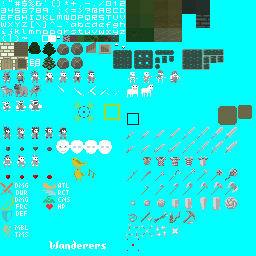
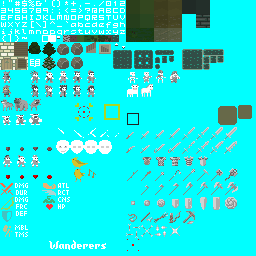
The second (256, 256) image is a revision of the first. Changes to its layers:
painted on "Layer" over left=1, top=71, right=119, bottom=139
